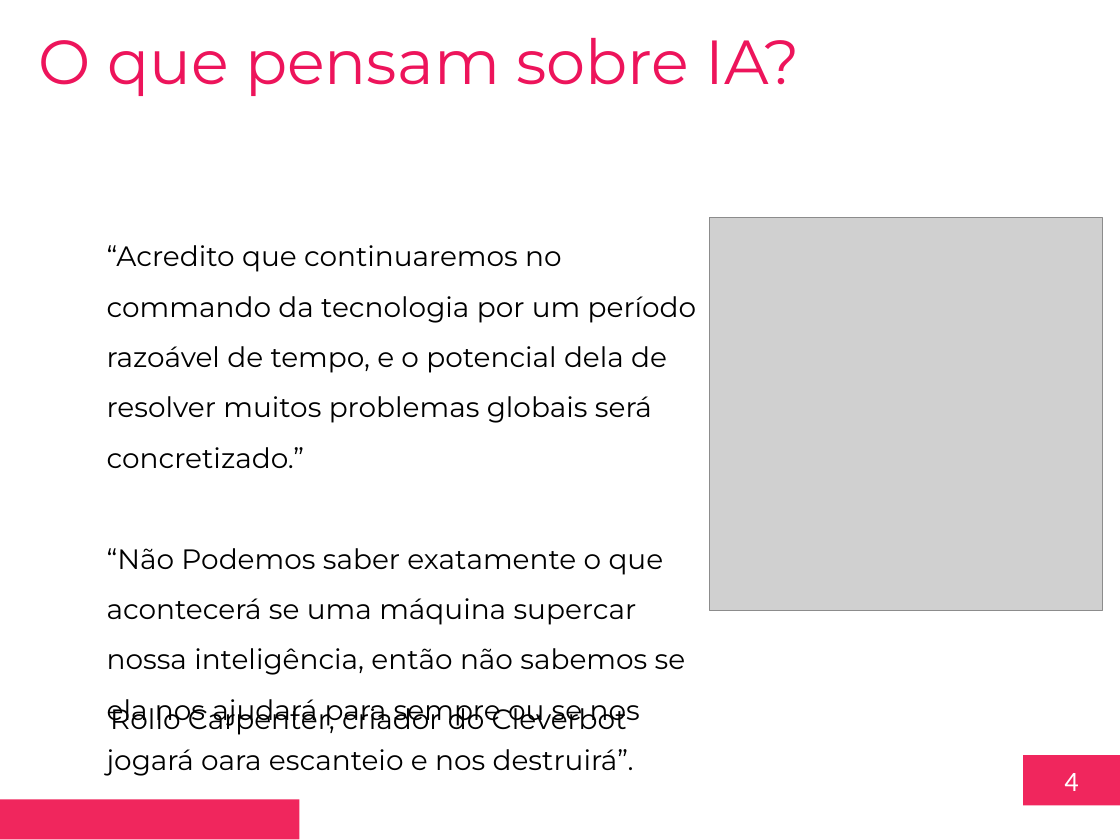
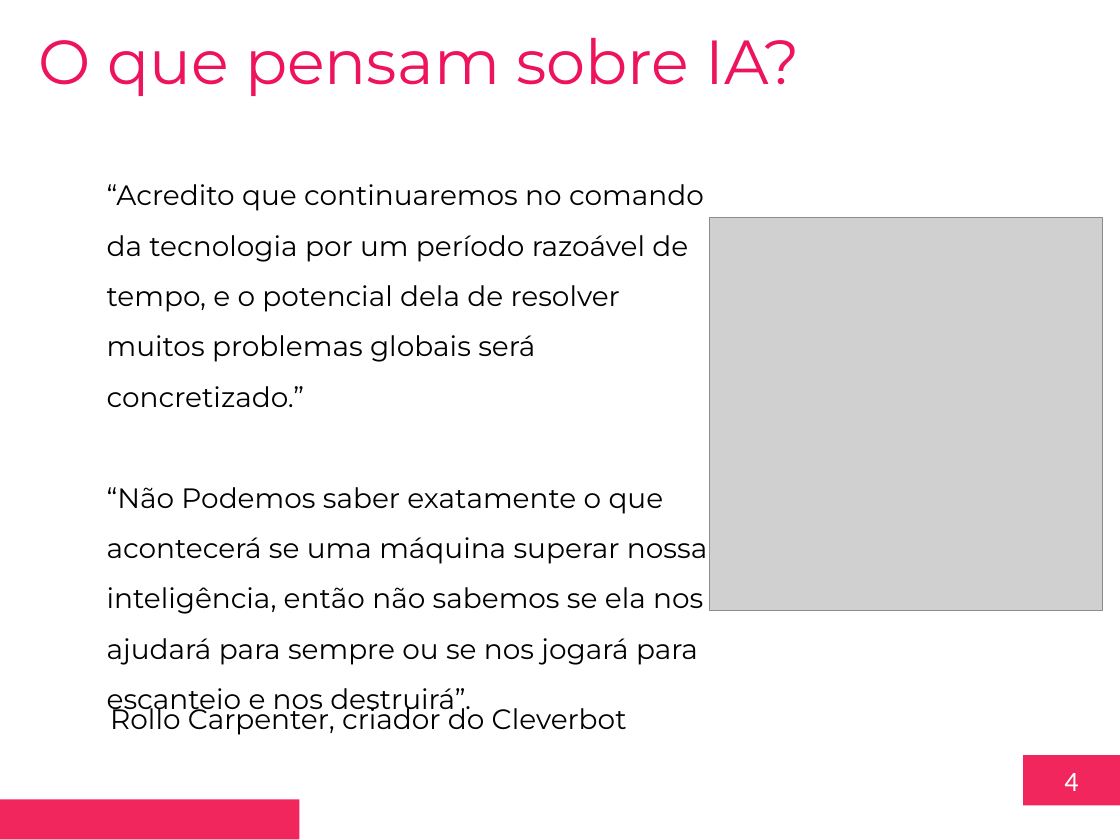
Before and after one commit to toyusan/aula-fiap-disruptive-archs, a slide deck: slide 4 of Aula 07/2023.03.24 Aula 07 – Introdução a Redes Neurais - Redes Multicamadas.pptx. Drawn at 1120x840 pixels with LibreOffice and Linux fonts; fonts in the diff are those of the drawing; grey boxes stand for pictures; background and template pictures are left out. Boxes give left, top, right and bottom in pixels: in the first picture for what was removed or moved away, otherwise in the second. Text is boxed around its words. In the diff, an @@ line names an element or a change of style, - is before the commit and + after.

```diff
--- a/Aula 07/2023.03.24 Aula 07 – Introdução a Redes Neurais - Redes Multicamadas.pptx
+++ b/Aula 07/2023.03.24 Aula 07 – Introdução a Redes Neurais - Redes Multicamadas.pptx
@@ text at <box>107,184,707,717</box>: text changed @@
-  “Acredito que continuaremos no commando da tecnologia por um período razoável de tempo, e o potencial dela de resolver muitos problemas globais será concretizado.”
-  “Não Podemos saber exatamente o que acontecerá se uma máquina supercar nossa inteligência, então não sabemos se ela nos ajudará para sempre ou se nos jogará oara escanteio e nos destruirá”.
+  “Acredito que continuaremos no comando da tecnologia por um período razoável de tempo, e o potencial dela de resolver muitos problemas globais será concretizado.”
+  “Não Podemos saber exatamente o que acontecerá se uma máquina superar nossa inteligência, então não sabemos se ela nos ajudará para sempre ou se nos jogará para escanteio e nos destruirá”.
```
Also in this commit, not shown: 6 other slides changed, 4 slides added, 13 other files.
